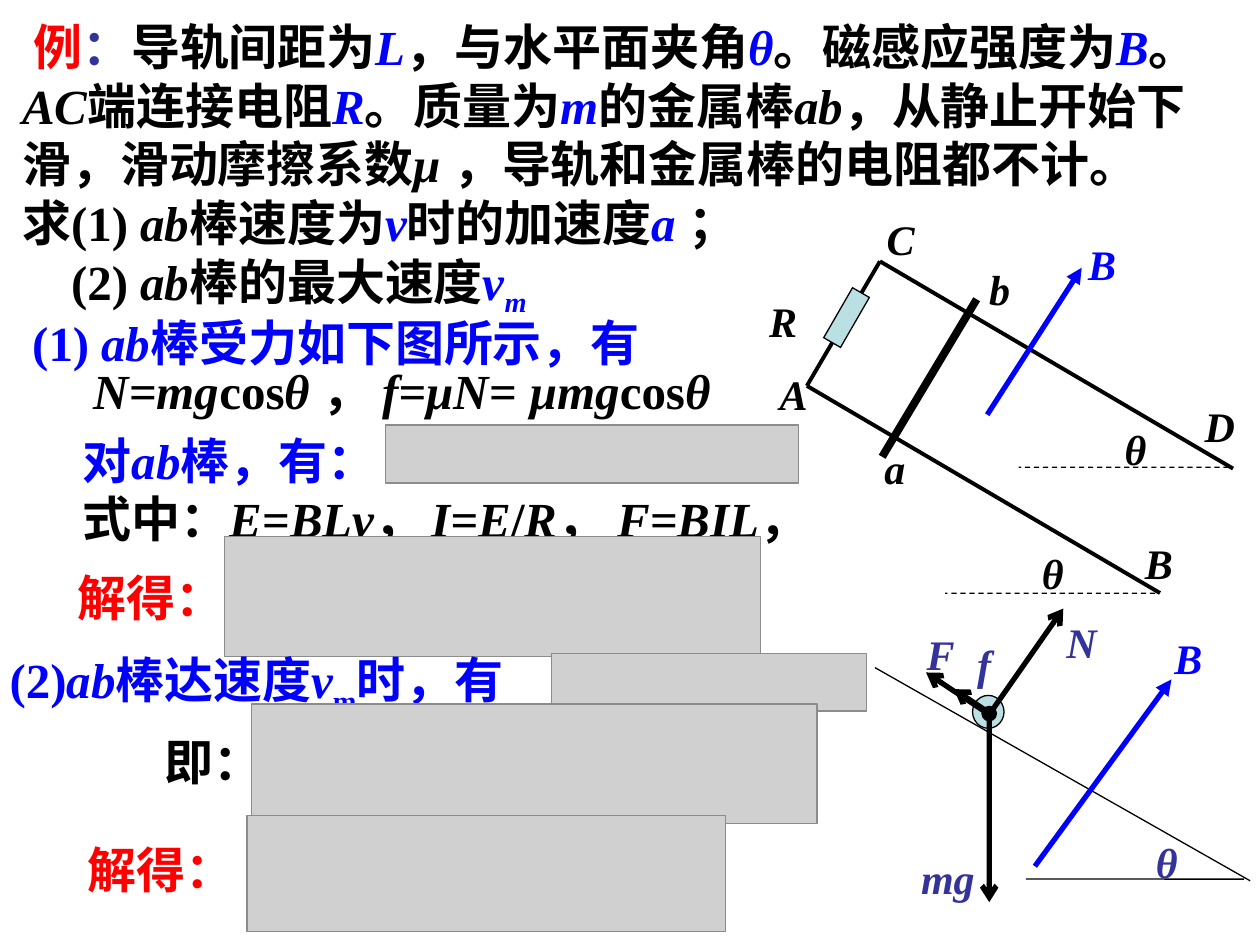
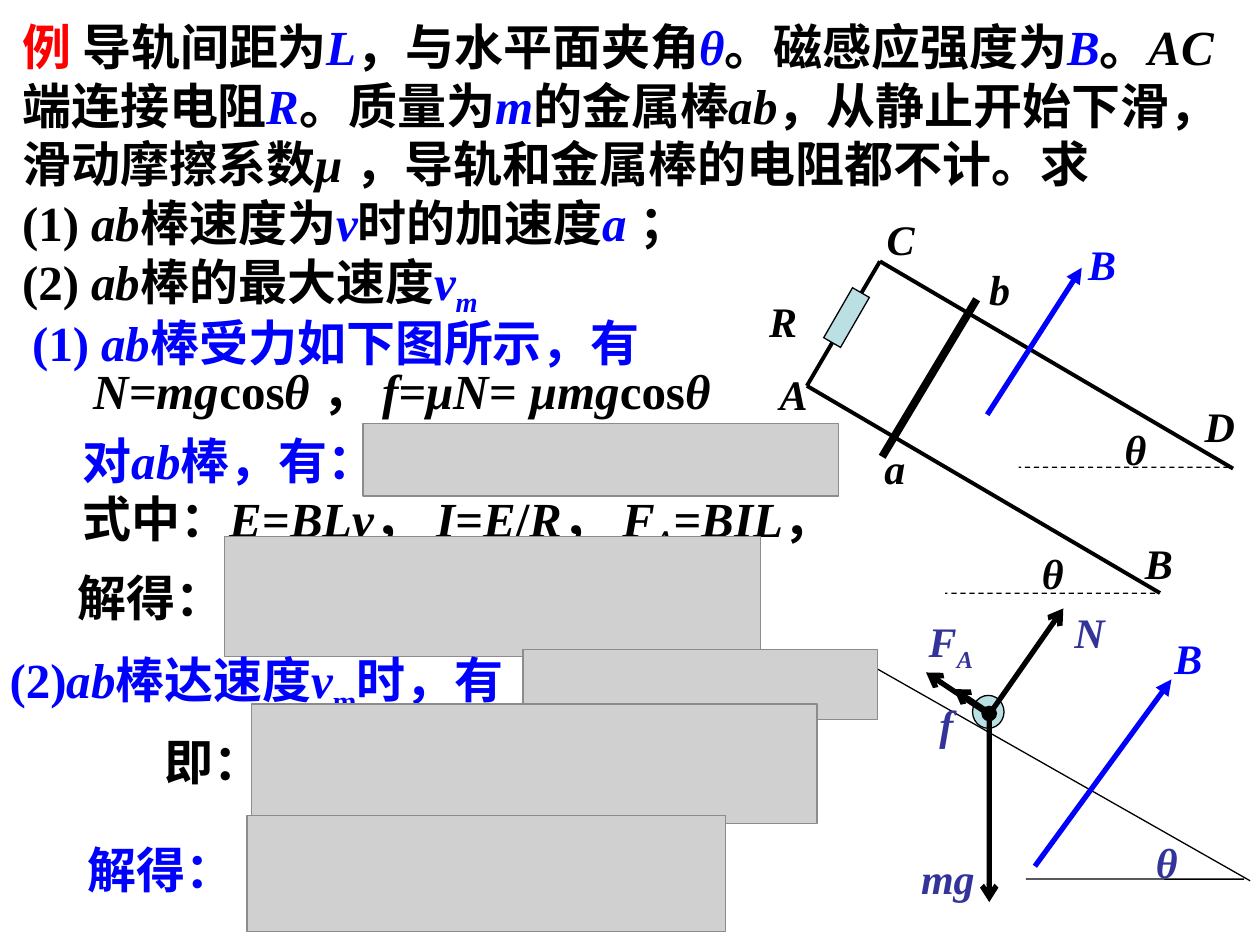
Before and after one commit to saddestboy/wuli2, a slide deck: slide 28 of 4.5A电磁感应问题的综合应用/习题课 电磁感应规律的综合应用.ppt (slide 26 before the commit). Drawn at 1260x945 pixels with LibreOffice and Linux fonts; fonts in the diff are those of the drawing; grey boxes stand for pictures. Boxes give left, top, right and bottom in pixels: in the first picture for what was removed or moved away, otherwise in the second. Text is boxed around its words. In the diff, an @@ line names an element or a change of style, - is before the commit and + after.

```diff
--- a/4.5A电磁感应问题的综合应用/习题课 电磁感应规律的综合应用.ppt
+++ b/4.5A电磁感应问题的综合应用/习题课 电磁感应规律的综合应用.ppt
@@ text at (22,23,1218,251): text changed @@
-例：导轨间距为L，与水平面夹角θ。磁感应强度为B。AC端连接电阻R。质量为m的金属棒ab，从静止开始下滑，滑动摩擦系数μ ，导轨和金属棒的电阻都不计。
-求(1) ab棒速度为v时的加速度a ；
+例 导轨间距为L，与水平面夹角θ。磁感应强度为B。AC端连接电阻R。质量为m的金属棒ab，从静止开始下滑，滑动摩擦系数μ ，导轨和金属棒的电阻都不计。求
+(1) ab棒速度为v时的加速度a ；
@@ picture: place and size @@
-picture at (386,425,799,483)
+picture at (363,423,838,496)
@@ text at (436,504,832,547): text changed @@
-I=E/R， F=BIL，
+I=E/R， FA=BIL，
@@ text "解得：" at (78,567,225,629): text colour #FF0000 to #000000 @@
@@ text "N": place and size @@
-text "N" at (1066,630,1096,658)
+text "N" at (1074,620,1104,648)
@@ picture: place and size @@
-picture at (552,653,867,711)
+picture at (523,649,877,719)
@@ text at (927,642,955,680): text changed @@
-F
+FA
@@ text "f": place and size @@
-text "f" at (977,650,991,689)
+text "f" at (939,707,953,749)
@@ text "解得：" at (87,846,234,893): text colour #FF0000 to #0000FF @@
```
Also in this commit, not shown: 17 other slides changed, 6 slides added, 9 slides removed.
